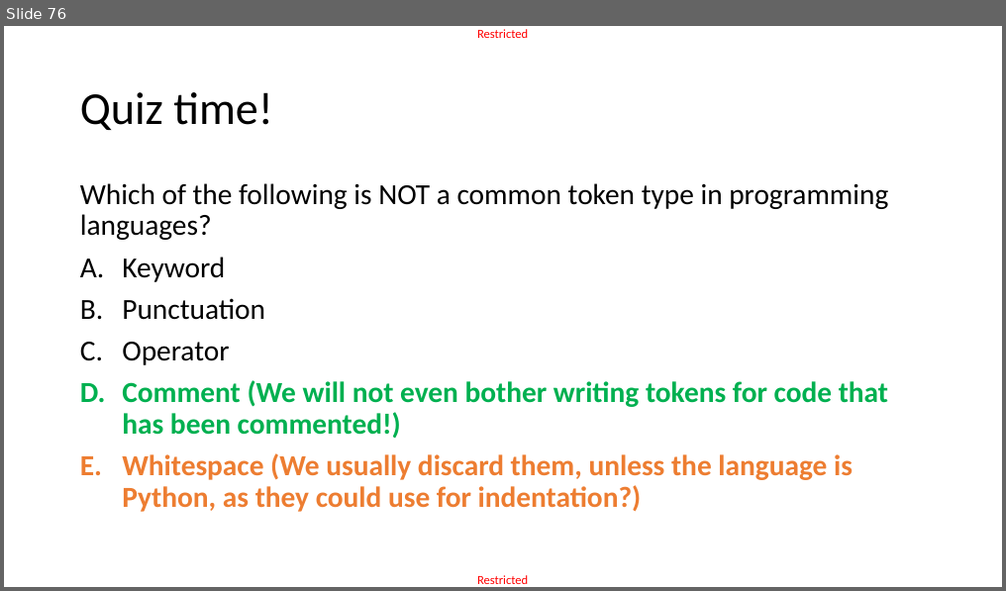
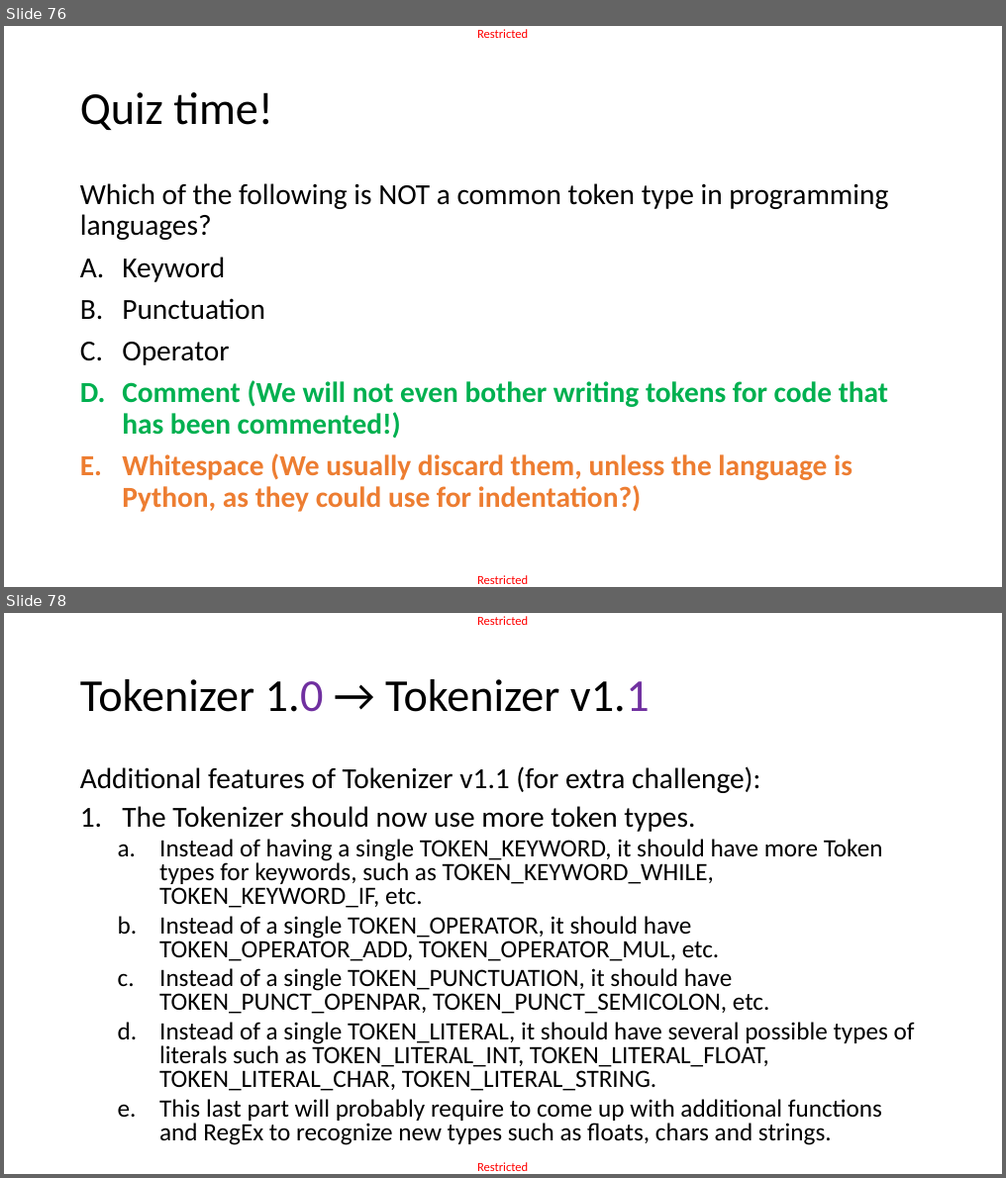
Before and after one commit to matthieudemari/SUTD_PLC_50_051, a slide deck: W9/W9S3/W9S3.pptx. Shown one above the other, each under a label of ours: slide 76 before the commit, slides 76 and 78 after it; the slides between them are not shown. The pictures are 1006x591 and 1006x1178 pixels, drawn with LibreOffice and Linux fonts; fonts in the diff are those of the drawing. Boxes give left, top, right and bottom in pixels: in the first picture for what was removed or moved away, otherwise in the second. Text is boxed around its words. In the diff, an @@ line names an element or a change of style, - is before the commit and + after.

Commit message:
Added Practice to W9S3 - Producing a Tokenizer v1.0, v1.1 and v1.2 (solution for v1.2 is missing)

```diff
--- a/W9/W9S3/W9S3.pptx
+++ b/W9/W9S3/W9S3.pptx
@@ slide 78 added at (4,613,1002,1174), background #FFFFFF; not listed: 2 template elements that a slide beside it also shows @@
@@ title added at (80,679,649,712), 44 pt, text #000000 @@
+Tokenizer 1.0 → Tokenizer v1.1
@@ text added at (80,766,915,1146), 24 pt, text #000000 @@
+Additional features of Tokenizer v1.1 (for extra challenge):
+1. The Tokenizer should now use more token types.
+  a. Instead of having a single TOKEN_KEYWORD, it should have more Token types for keywords, such as TOKEN_KEYWORD_WHILE, TOKEN_KEYWORD_IF, etc.
+  b. Instead of a single TOKEN_OPERATOR, it should have TOKEN_OPERATOR_ADD, TOKEN_OPERATOR_MUL, etc.
+  c. Instead of a single TOKEN_PUNCTUATION, it should have TOKEN_PUNCT_OPENPAR, TOKEN_PUNCT_SEMICOLON, etc.
+  d. Instead of a single TOKEN_LITERAL, it should have several possible types of literals such as TOKEN_LITERAL_INT, TOKEN_LITERAL_FLOAT, TOKEN_LITERAL_CHAR, TOKEN_LITERAL_STRING.
+  e. This last part will probably require to come up with additional functions and RegEx to recognize new types such as floats, chars and strings.
```
Also in this commit, not shown: 1 slide changed, 2 other slides added, 5 other files.
